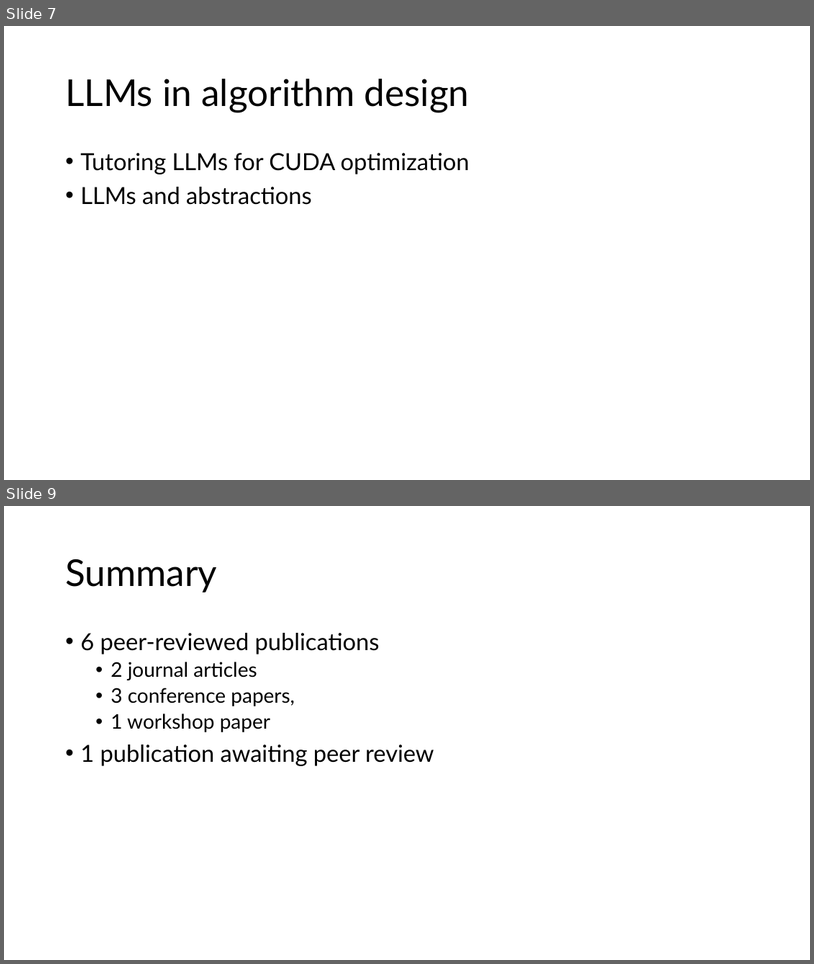
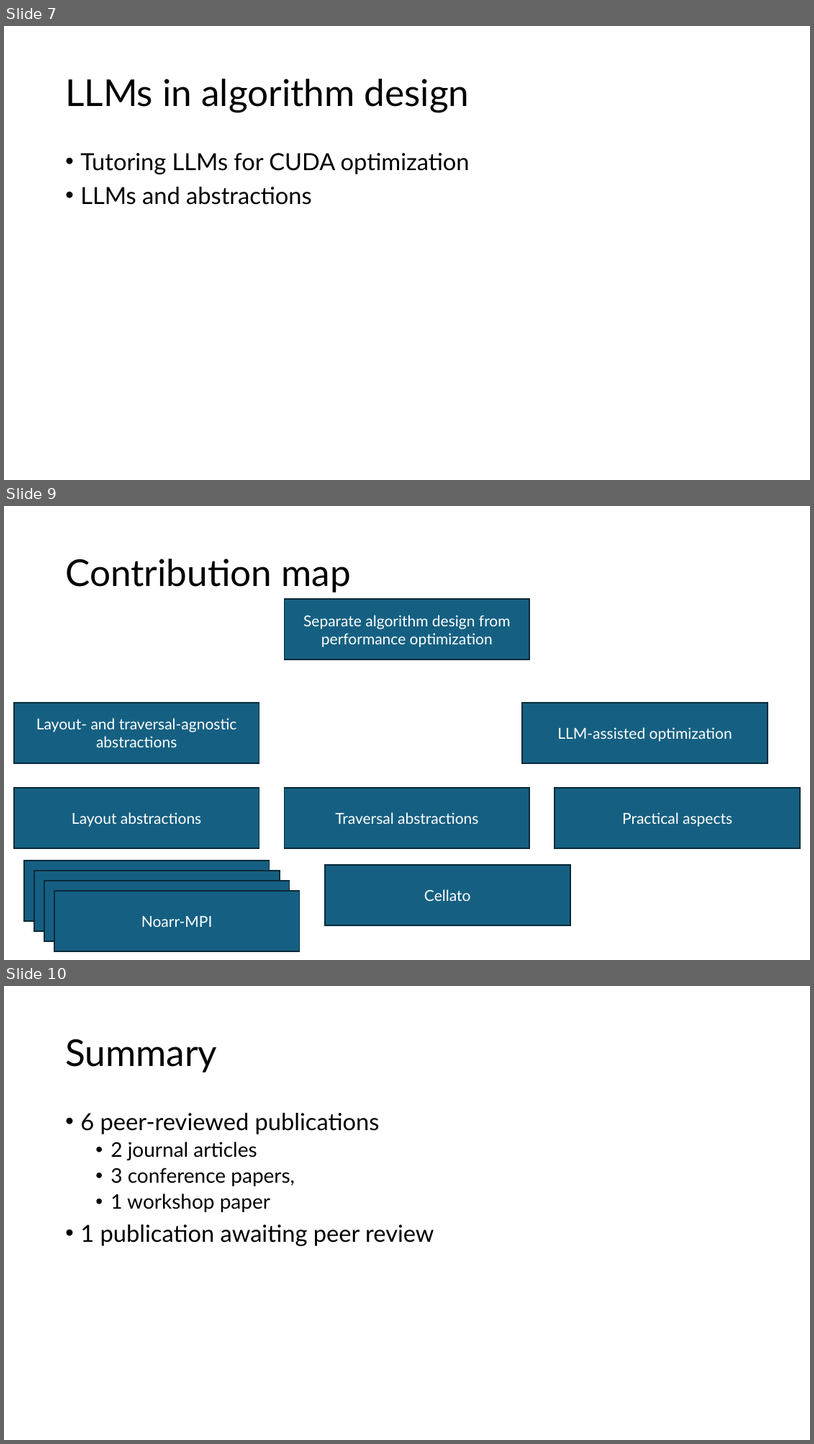
Before and after one commit to jiriklepl/phd-thesis, a slide deck: slides/Optimizing Memory Layouts and Traversal Orders in High-Performance Computing.pptx. Shown one above the other, each under a label of ours: slides 7 and 9 before the commit, slides 7, 9 and 10 after it; the slides between them are not shown. The pictures are 814x964 and 814x1444 pixels, drawn with LibreOffice and Linux fonts; fonts in the diff are those of the drawing. Boxes give left, top, right and bottom in pixels: in the first picture for what was removed or moved away, otherwise in the second. Text is boxed around its words. In the diff, an @@ line names an element or a change of style, - is before the commit and + after.

```diff
--- a/slides/Optimizing Memory Layouts and Traversal Orders in High-Performance Computing.pptx
+++ b/slides/Optimizing Memory Layouts and Traversal Orders in High-Performance Computing.pptx
@@ slide 9 added at box(4, 506, 810, 960), background #FFFFFF @@
@@ title added at box(65, 559, 351, 592), 44 pt, text #000000 @@
+Contribution map
@@ rectangle added at box(285, 599, 530, 659), fill #156082, outline #092A39 1.5 pt, 18 pt, text #FFFFFF @@
+Separate algorithm design from performance optimization
@@ rectangle added at box(13, 703, 260, 763), fill #156082, outline #092A39 1.5 pt, 18 pt, text #FFFFFF @@
+Layout- and traversal-agnostic abstractions
@@ rectangle added at box(522, 703, 768, 763), fill #156082, outline #092A39 1.5 pt, 18 pt, text #FFFFFF @@
+LLM-assisted optimization
@@ rectangle added at box(13, 788, 260, 848), fill #156082, outline #092A39 1.5 pt, 18 pt, text #FFFFFF @@
+Layout abstractions
@@ rectangle added at box(285, 788, 530, 848), fill #156082, outline #092A39 1.5 pt, 18 pt, text #FFFFFF @@
+Traversal abstractions
@@ rectangle added at box(555, 788, 801, 848), fill #156082, outline #092A39 1.5 pt, 18 pt, text #FFFFFF @@
+Practical aspects
@@ rectangle added at box(24, 860, 270, 921), fill #156082, outline #092A39 1.5 pt, 18 pt, text #FFFFFF @@
+Noarr structures
@@ rectangle added at box(34, 870, 280, 931), fill #156082, outline #092A39 1.5 pt @@
@@ rectangle added at box(325, 865, 571, 925), fill #156082, outline #092A39 1.5 pt, 18 pt, text #FFFFFF @@
+Cellato
@@ rectangle added at box(44, 880, 290, 941), fill #156082, outline #092A39 1.5 pt, 18 pt, text #FFFFFF @@
+Noarr tuning
@@ rectangle added at box(54, 890, 300, 951), fill #156082, outline #092A39 1.5 pt, 18 pt, text #FFFFFF @@
+Noarr-MPI
@@ what was slide 9 is now slide 10 @@
```
Also in this commit, not shown: 3 slides changed, 1 other slide added, 1 slide removed.
